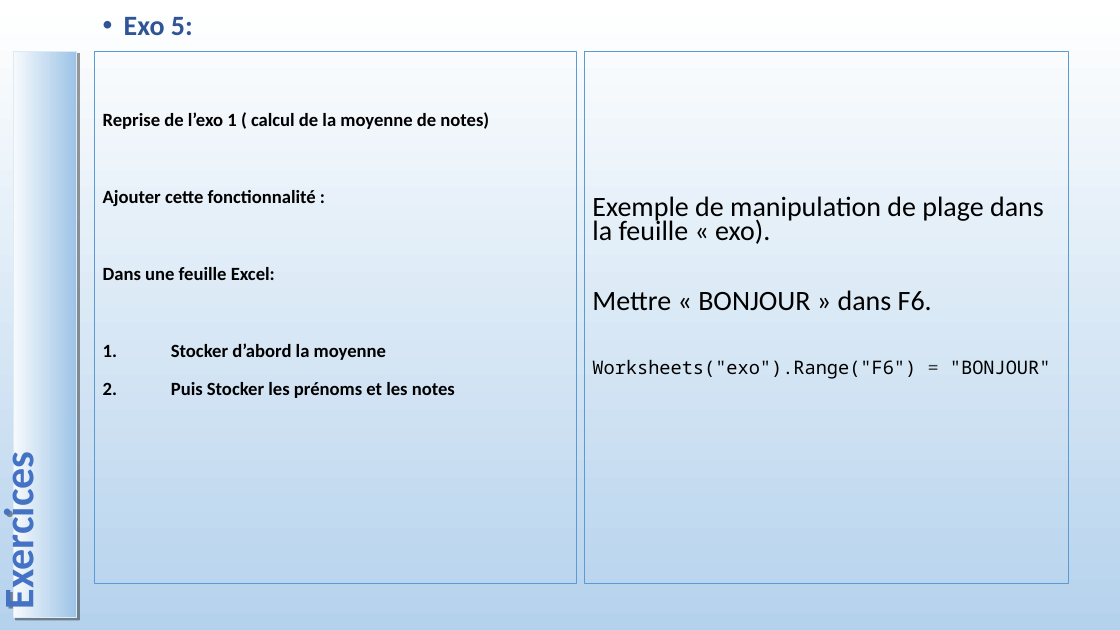
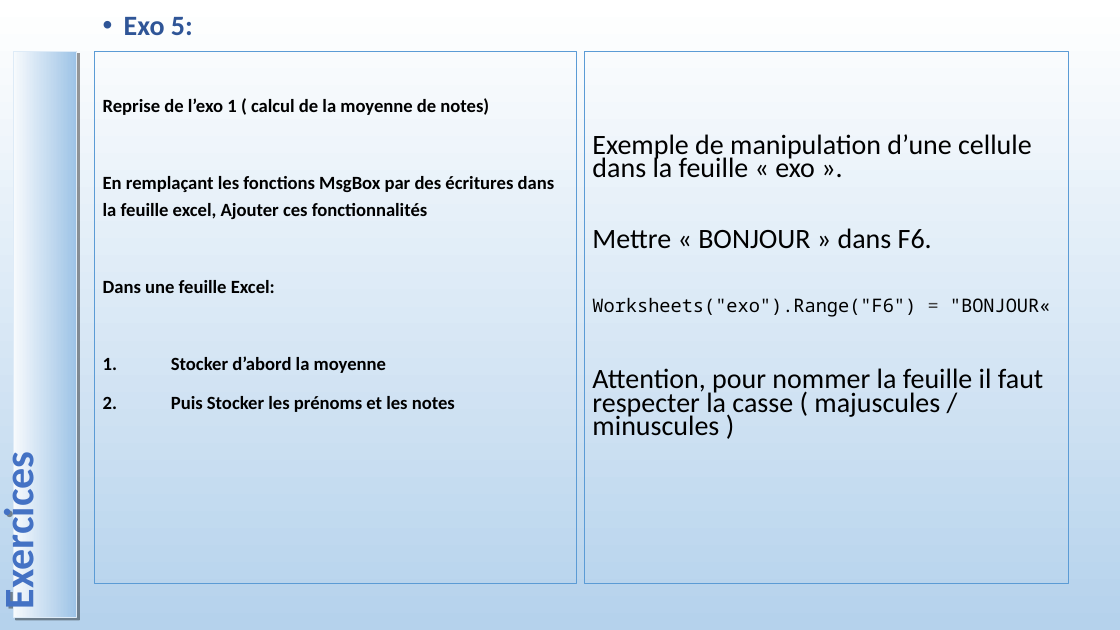
Before and after one commit to fabrice1618/GIFA23, a slide deck: slide 27 of COURS_VBA_TP.pptx (slide 26 before the commit). Drawn at 1120x630 pixels with LibreOffice and Linux fonts; fonts in the diff are those of the drawing. Boxes give left, top, right and bottom in pixels: in the first picture for what was removed or moved away, otherwise in the second. Text is boxed around its words. In the diff, an @@ line names an element or a change of style, - is before the commit and + after.

```diff
--- a/COURS_VBA_TP.pptx
+++ b/COURS_VBA_TP.pptx
@@ text at <box>592,134,1032,178</box>: text changed @@
-Exemple de manipulation de plage dans la feuille « exo).
+Exemple de manipulation d’une cellule dans la feuille « exo ».
@@ text at <box>103,176,555,219</box>: text changed @@
-Ajouter cette fonctionnalité :
+En remplaçant les fonctions MsgBox par des écritures dans la feuille excel, Ajouter ces fonctionnalités
@@ text at <box>592,297,1051,436</box>: text changed; size 16 to 24 pt; font Noto Sans Mono to Calibri @@
-Worksheets("exo").Range("F6") = "BONJOUR"
+Worksheets("exo").Range("F6") = "BONJOUR«
+Attention, pour nommer la feuille il faut respecter la casse ( majuscules / minuscules )
```
Also in this commit, not shown: 8 other slides changed, 20 slides added, 2 slides removed, 11 other files.
